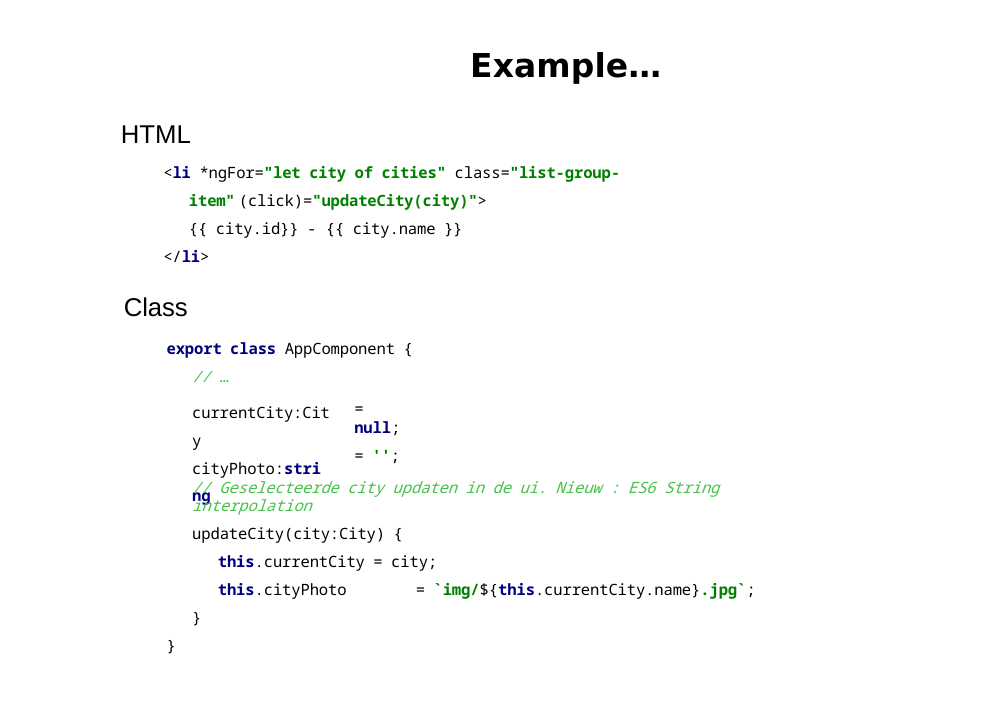
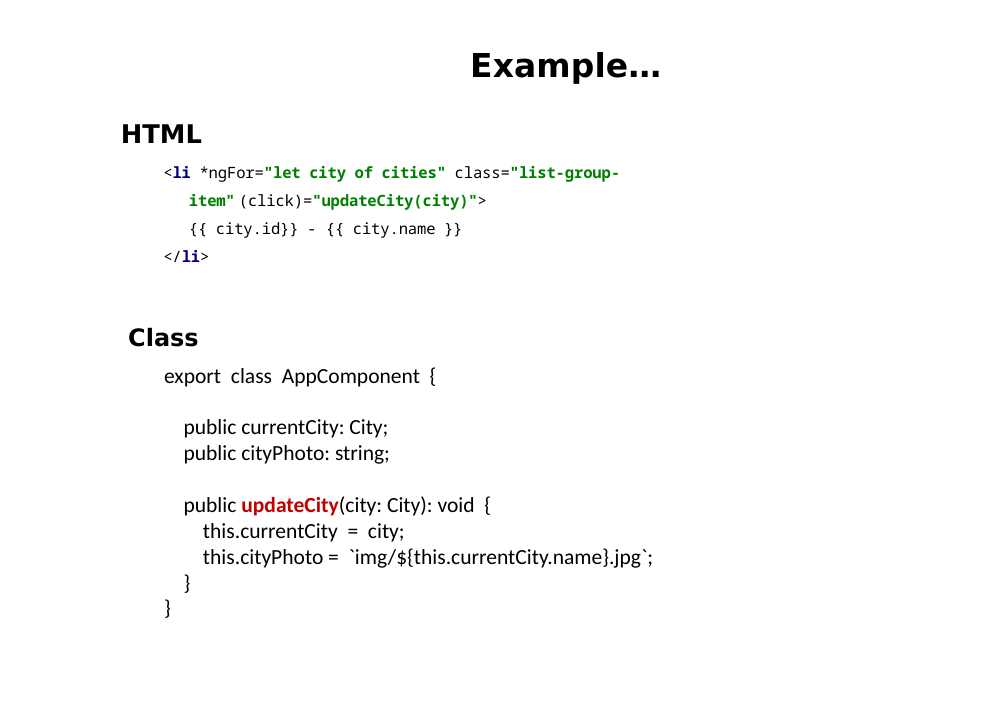
Before and after one commit to petereijgermans11/workshop-angular13, a slide deck: slide 30 of PPT/02- Angular Databinding.pptx. Drawn at 1008x713 pixels with LibreOffice and Linux fonts; fonts in the diff are those of the drawing. Boxes give left, top, right and bottom in pixels: in the first picture for what was removed or moved away, otherwise in the second. Text is boxed around its words. In the diff, an @@ line names an element or a change of style, - is before the commit and + after.

Commit message:
changed PPT Components

```diff
--- a/PPT/02- Angular Databinding.pptx
+++ b/PPT/02- Angular Databinding.pptx
@@ text at (x1=121, y1=124, x2=202, y2=143): font Arial to DejaVu Sans, bold on in "HTML" @@
@@ text at (x1=124, y1=297, x2=395, y2=358): paragraphs removed @@
-Class
-export class AppComponent {
-// …
@@ text added at (x1=128, y1=327, x2=198, y2=347), 20 pt, text #000000, bold @@
+Class
@@ text at (x1=164, y1=368, x2=653, y2=568): text changed; size 13 to 18 pt; font Noto Sans Mono to Calibri @@
-// Geselecteerde city updaten in de ui. Nieuw : ES6 String interpolation
-updateCity(city:City) {
-this.currentCity = city;
-this.cityPhoto = `img/${this.currentCity.name}.jpg`;
-}
-}
+export class AppComponent {
+public currentCity: City;
+public cityPhoto: string;
+public updateCity(city: City): void {
+this.currentCity = city;
+this.cityPhoto = `img/${this.currentCity.name}.jpg`;
+}
+}
@@ text removed at (x1=192, y1=406, x2=330, y2=478) @@
-currentCity:City cityPhoto:string
@@ text removed at (x1=354, y1=421, x2=400, y2=435) @@
-= null;
-= '';
```
Also in this commit, not shown: 13 other slides changed, 1 other file.
